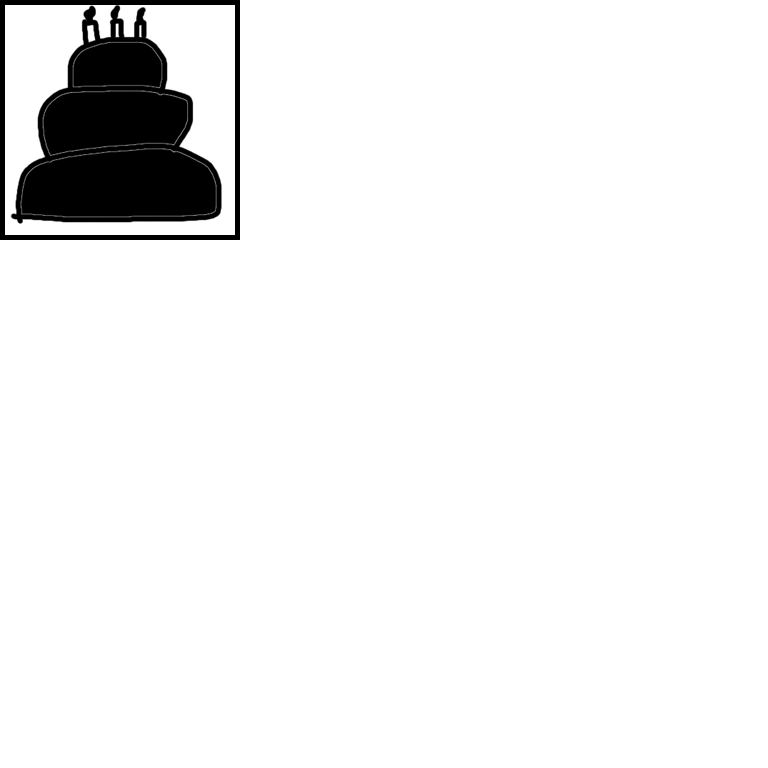
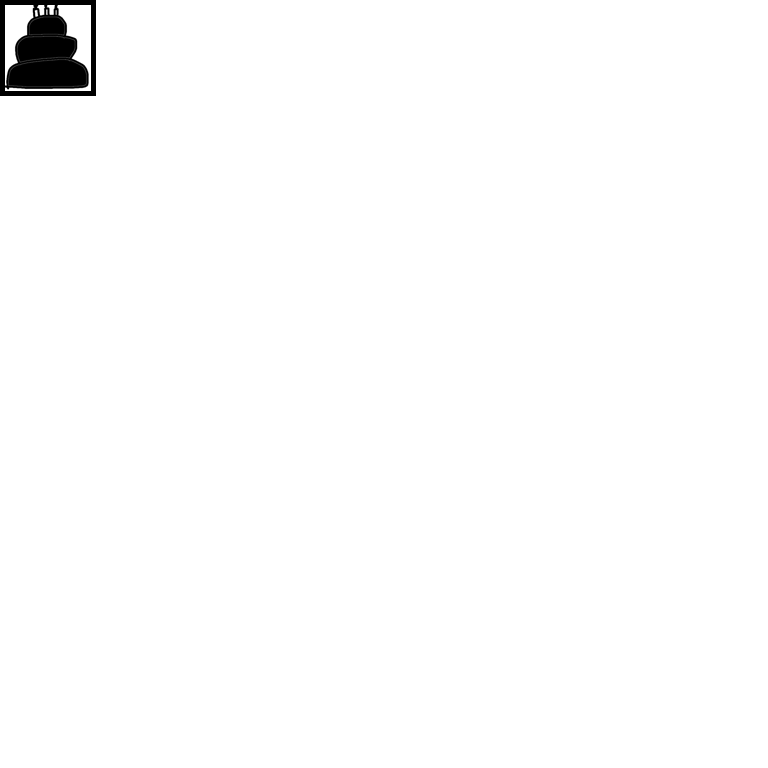
Layer changes from the first 768px x 768px image to the second:
painted on "Layer 1" over [0,0,240,240]
painted on "Layer 0" over [0,0,240,240]
